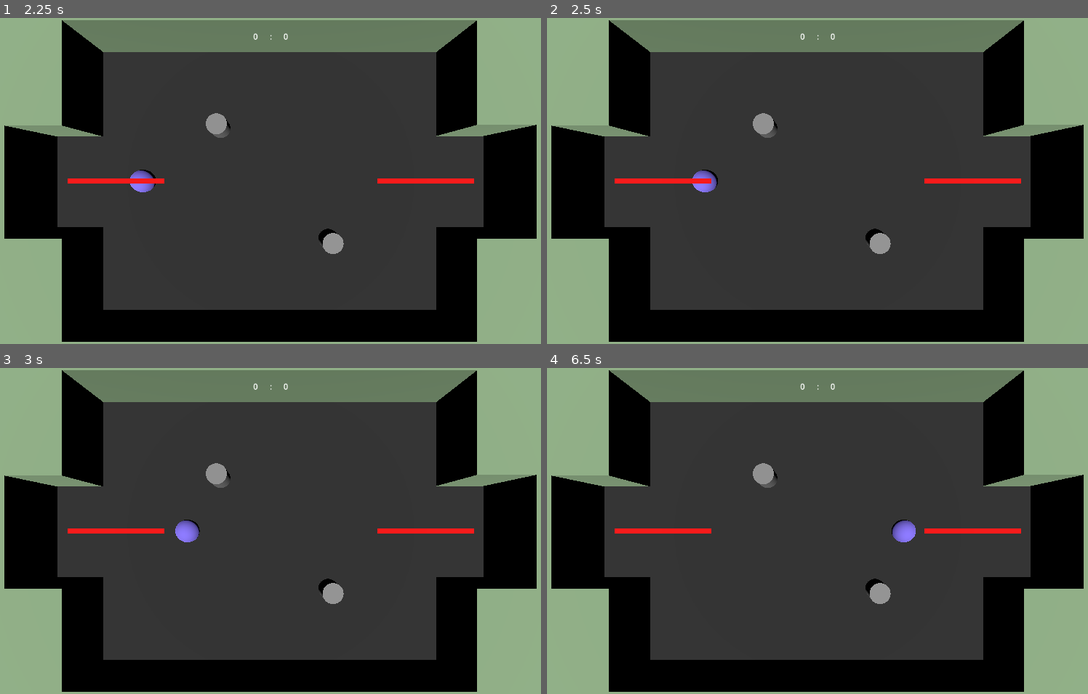
Above: before the commit, frames 1-4 (two rows, left to right).
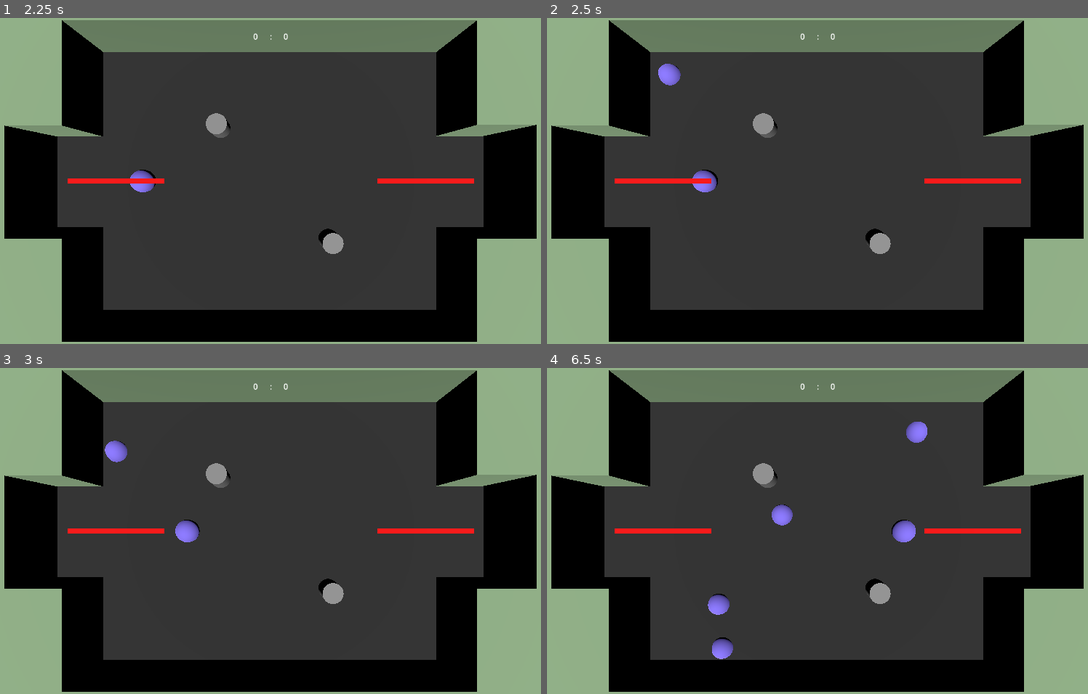
Above: after the commit, the same moments.

Repository: TheCubeOfFire/ggj2025-dumbbubbledoor
Game: Godot game, scene res://Map/Arena.tscn
The game is run twice, just before and just after one commit, with the same random seed, the same clock (stepped at 60 frames per second) and the same inputs. This scene is started directly instead of the project's main scene.
Inputs:
- Up to frame 1 (2.25 s): tap Enter at 0.5, 2 s; tap Space at 1.25 s
- Up to frame 2 (2.5 s): no input
- Up to frame 3 (3 s): no input
- Up to frame 4 (6.5 s): no input

Frame 1 is identical in both runs. In frame 2, 0.2% of the frame differs, in the area x 20-25%, y 14-21%; in frame 3, 0.2%; in frame 4, 0.8%, in the area x 29-71%, y 16-90%.

Commit message:
added bubble spawners

Diff:
--- a/Map/Arena.tscn
+++ b/Map/Arena.tscn
@@ -8,6 +8,7 @@
 [ext_resource type="PackedScene" uid="uid://dvt7nvfj6o5td" path="res://game_manager/game_manager.tscn" id="3_7oehc"]
 [ext_resource type="PackedScene" uid="uid://dmx61imxe1t4v" path="res://player/player.tscn" id="4_ntw2r"]
 [ext_resource type="PackedScene" uid="uid://dayly4pvdvtsb" path="res://obstacles/bouncer.tscn" id="8_tl4ky"]
+[ext_resource type="PackedScene" uid="uid://dmi3nbrha6kqn" path="res://spawners/bubble_spawner.tscn" id="9_6ypwk"]
 
 [node name="Map" type="Node3D"]
 script = ExtResource("1_21lse")
@@ -112,3 +113,17 @@
 
 [node name="Bouncer2" parent="Obstacles" instance=ExtResource("8_tl4ky")]
 transform = Transform3D(3, 0, 0, 0, 3, 0, 0, 0, 3, -11.6635, 1.52962, -12.2495)
+
+[node name="Spawners" type="Node3D" parent="."]
+
+[node name="spawner" parent="Spawners" instance=ExtResource("9_6ypwk")]
+transform = Transform3D(70.1451, 0, 0, 0, 18.2676, 0, 0, 0, 3.6953, 0, 0, -26.995)
+bubble_container_node_path = NodePath("../../Bubbles")
+_initial_direction_min = Vector3(-1, 0, 0)
+_initial_direction_max = Vector3(1, 0, 1)
+
+[node name="spawner2" parent="Spawners" instance=ExtResource("9_6ypwk")]
+transform = Transform3D(70.1451, 0, 0, 0, 18.2676, 0, 0, 0, 3.6953, 0, 0, 27.3627)
+bubble_container_node_path = NodePath("../../Bubbles")
+_initial_direction_min = Vector3(-1, 0, -1)
+_initial_direction_max = Vector3(1, 0, 0)
--- /dev/null
+++ b/spawners/bubble_spawner.gd
@@ -0,0 +1,58 @@
+extends Node3D
+
+const BUBBLE: PackedScene = preload("res://bubbles/Bubble.tscn")
+
+@export_node_path("Node3D") var bubble_container_node_path := ^""
+
+## min launch force
+@export var min_force: float
+## max launch force
+@export var max_force: float
+
+## min bubble interval
+@export var min_interval: float
+## max bubble interval
+@export var max_interval: float
+
+## launch angle min
+@export var _initial_direction_min: Vector3
+## launch angle max
+@export var _initial_direction_max: Vector3
+
+@onready var _bubble_container_node := get_node(bubble_container_node_path) as Node3D
+
+var min_spawn_position: Vector3
+var max_spawn_position: Vector3
+
+@onready var timer: Timer = $Timer
+
+
+func _ready() -> void:
+    min_spawn_position = global_position - (scale/2)
+    max_spawn_position = global_position + (scale/2)
+    _reset_timer()
+
+func _gen_random_pos():
+    var x = randf_range(min_spawn_position.x, max_spawn_position.x)
+    var z = randf_range(min_spawn_position.z, max_spawn_position.z)
+    return Vector3(x, 0, z)
+
+func _gen_random_angle():
+    var x = randf_range(_initial_direction_min.x, _initial_direction_max.x)
+    var z = randf_range(_initial_direction_min.z, _initial_direction_max.z)
+    return Vector3(x, 0, z)
+
+
+func _on_timer_timeout() -> void:
+    var new_projectile := BUBBLE.instantiate()
+    if is_instance_of(new_projectile, GeneralRigidbody):
+        new_projectile.initial_force = randf_range(min_force, max_force)
+        new_projectile.initial_direction = _gen_random_angle()
+    _bubble_container_node.add_child(new_projectile)
+    new_projectile.global_position = _gen_random_pos()
+    _reset_timer()
+
+
+func _reset_timer():
+    timer.wait_time = randf_range(min_interval, max_interval)
+    timer.start()
--- /dev/null
+++ b/spawners/bubble_spawner.tscn
@@ -0,0 +1,22 @@
+[gd_scene load_steps=3 format=3 uid="uid://dmi3nbrha6kqn"]
+
+[ext_resource type="Script" path="res://spawners/bubble_spawner.gd" id="1_klgdi"]
+
+[sub_resource type="BoxShape3D" id="BoxShape3D_r4a2p"]
+
+[node name="spawner" type="Node3D"]
+script = ExtResource("1_klgdi")
+min_force = 10.0
+max_force = 15.0
+min_interval = 1.0
+max_interval = 7.0
+
+[node name="Area3D" type="Area3D" parent="."]
+
+[node name="CollisionShape3D" type="CollisionShape3D" parent="Area3D"]
+shape = SubResource("BoxShape3D_r4a2p")
+
+[node name="Timer" type="Timer" parent="."]
+wait_time = 2.0
+
+[connection signal="timeout" from="Timer" to="." method="_on_timer_timeout"]
Not shown: 1 places in Map/Arena.tscn that only renumber resources
